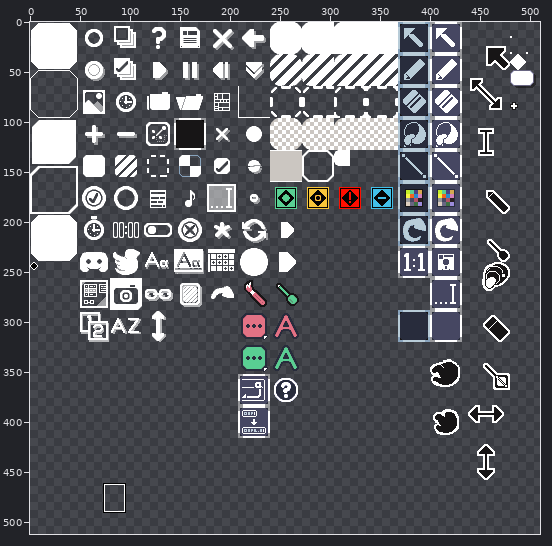
File history of a sprite sheet, assets/gui.png. Above: a wide view before the commit, with the close-up outlined.
Close-up. The starting point:
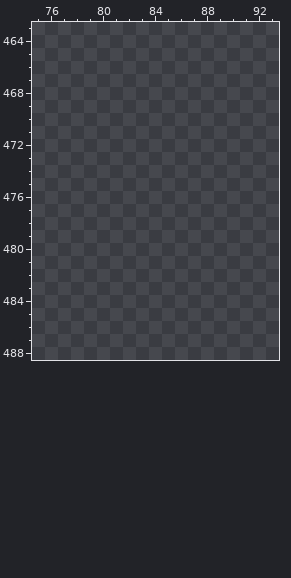
The file is 512x512 pixels. Colours within 5 levels of each other are drawn and written as one. Shown: x 75..93, y 463..488. The wide view leaves out empty margins. The commit also changed other parts of the picture, which this record leaves out.
And afterwards:
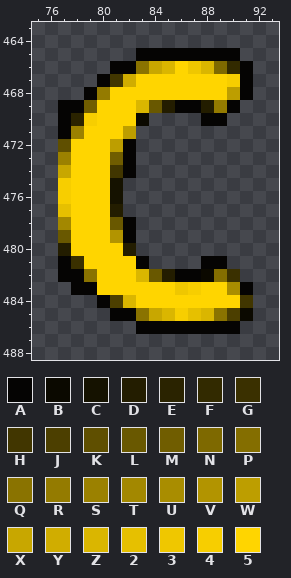
Palette (. is transparent): A #050403  B #0b0900  C #151200  D #231d00  E #2a2300  F #322a00  G #3a3000  H #413600  J #4c3f00  K #5f4f00  L #695800  M #705d00  N #7e6900  P #846e00  Q #8a7300  R #947b00  S #9b8100  T #a38800  U #a98d00  V #b29400  W #bd9e00  X #c8a700  Y #d0ad00  Z #dab600  2 #e6c000  3 #efc700  4 #f7ce00  5 #ffd500
The edit:
The author put colour 2 in row 477 at x 77; in row 485 at x 87.
The author put colour 3 in row 466 at x 87; in row 483 at x 86.
The author put colour 4 in row 467 at x 90; in row 470 at x 79; in rows 475 to 476 at x 77; in row 483 at x 87; in row 485 at x 86.
The author put colour 5 in row 466 at x 86; in row 467 at x 83 to 89; in row 468 at x 81 to 89; in rows 469 to 470 at x 80 to 82; in row 471 at x 79 to 81; in rows 472 to 479 at x 78 to 80.
The author put colour 5 in row 480 at x 78 to 81; in row 481 at x 79 to 82; in row 482 at x 80 to 82; in row 483 at x 80 to 85 and 88 to 89; in row 484 at x 83 to 90.
The author put colour A in row 465 at x 83 to 90; in row 466 at x 81 to 82 and 91; in row 467 at x 80 and 91; in row 468 at x 79 and 91; in row 469 at x 77 to 78, 86 to 87 and 90; in row 470 at x 77 and 88 to 89.
The author put colour A in row 471 at x 77; in rows 472 to 474 at x 82; in rows 478 to 479 at x 82; in row 481 at x 77, 83 and 88 to 89; in row 482 at x 77 to 78 and 86 to 87; in row 483 at x 78 to 79 and 91.
The author put colour A in row 484 at x 80; in row 485 at x 81 to 82; in row 486 at x 83 to 90.
The author put colour B in row 470 at x 83; in row 482 at x 88; in row 485 at x 91.
The author put colour C in rows 475 to 476 at x 81.
The author put colour D in row 469 at x 85 and 88; in row 477 at x 81; in row 480 at x 77 and 82; in row 482 at x 85.
The author put colour E in row 470 at x 78.
The author put colour F in row 466 at x 90.
The author put colour G in row 481 at x 78; in row 482 at x 90.
The author put colour H in row 467 at x 81; in row 474 at x 81; in row 484 at x 91.
The author put colour J in row 484 at x 81; in row 485 at x 90.
The author put colour K in row 472 at x 77.
The author put colour L in row 469 at x 84; in row 478 at x 81; in row 479 at x 77; in row 482 at x 84.
The author put colour M in row 469 at x 79; in row 473 at x 81.
The author put colour N in row 466 at x 89.
The author put colour P in row 482 at x 89.
The author put colour Q in row 466 at x 83; in row 482 at x 79; in row 485 at x 83 and 89.
The author put colour R in row 468 at x 80; in row 469 at x 89.
The author put colour S in row 471 at x 78; in row 473 at x 77.
The author put colour T in row 478 at x 77.
The author put colour U in row 483 at x 90.
The author put colour V in row 479 at x 81.
The author put colour W in row 468 at x 90; in row 471 at x 82; in row 472 at x 81.
The author put colour X in row 466 at x 84; in row 474 at x 77; in row 485 at x 84.
The author put colour Y in row 467 at x 82.
The author put colour Z in row 466 at x 85 and 88; in row 469 at x 83; in row 482 at x 83; in row 484 at x 82; in row 485 at x 85 and 88.
